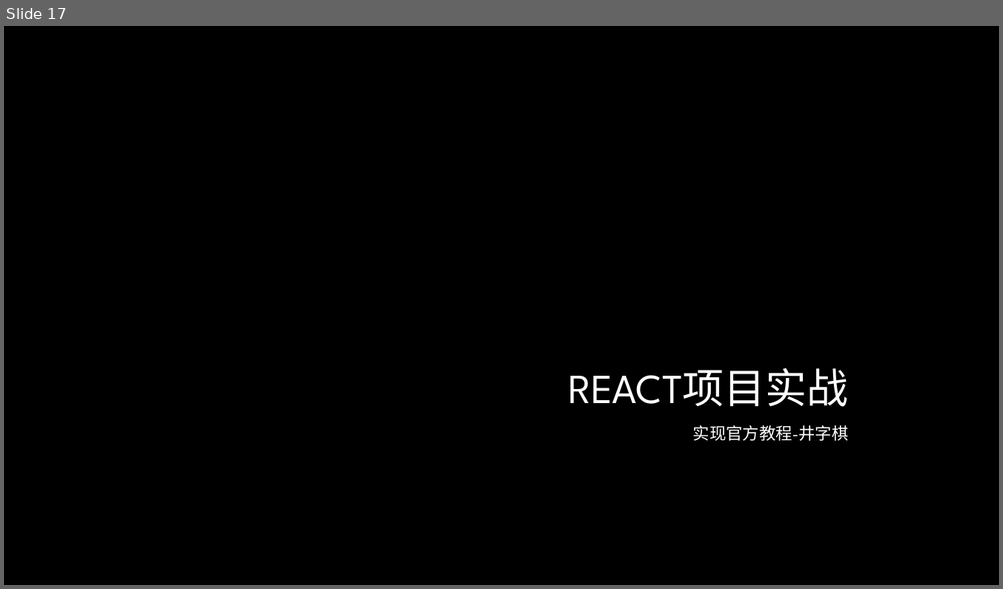
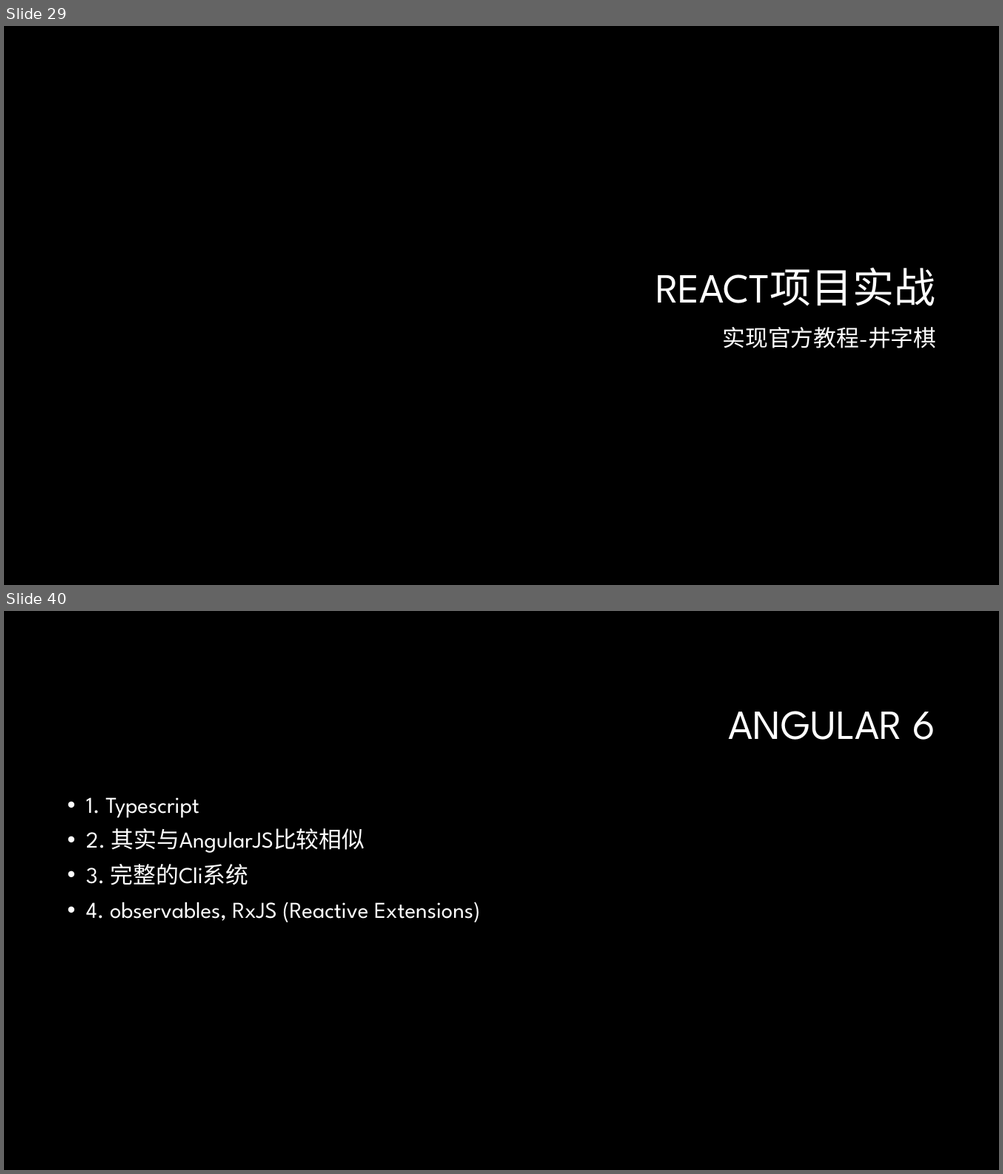
Before and after one commit to lee813/ECVFrontend, a slide deck: 前端课程.pptx. Shown one above the other, each under a label of ours: slide 17 before the commit, slides 29 and 40 after it; the slides between them are not shown. The pictures are 1003x589 and 1003x1174 pixels, drawn with LibreOffice and Linux fonts; fonts in the diff are those of the drawing; background and template pictures are left out. Boxes give left, top, right and bottom in pixels: in the first picture for what was removed or moved away, otherwise in the second. Text is boxed around its words. In the diff, an @@ line names an element or a change of style, - is before the commit and + after.

```diff
--- a/前端课程.pptx
+++ b/前端课程.pptx
@@ slide 40 added at (x1=4, y1=611, x2=999, y2=1170), background #000000 @@
@@ title added at (x1=728, y1=711, x2=936, y2=740), 40 pt, text #FFFFFF @@
+ANGULAR 6
@@ text added at (x1=86, y1=797, x2=480, y2=923), 22 pt, text #FFFFFF @@
+• 1. Typescript
+• 2. 其实与AngularJS比较相似
+• 3. 完整的Cli系统
+• 4. observables, RxJS (Reactive Extensions)
@@ what was slide 17 is now slide 29 @@
@@ slide 29 changed as well @@
@@ title "REACT项目实战" moved from (x1=568, y1=368, x2=848, y2=407) to (x1=655, y1=267, x2=935, y2=306) @@
@@ title "REACT项目实战" at (x1=655, y1=267, x2=935, y2=306): text colour gradient #FFFFFF to #A6A6A6 to #FFFFFF; line spacing 1 to 0.9 @@
@@ text "实现官方教程-井字棋" moved from (x1=693, y1=426, x2=848, y2=441) to (x1=723, y1=327, x2=936, y2=349) @@
@@ text "实现官方教程-井字棋" at (x1=723, y1=327, x2=936, y2=349): size 20 to 22 pt, text colour gradient #FFFFFF to #BFBFBF to #FFFFFF, small capitals off; line spacing 1 to 0.9 @@
```
Also in this commit, not shown: 13 other slides changed, 36 other slides added, 1 slide removed, 1 other file.
